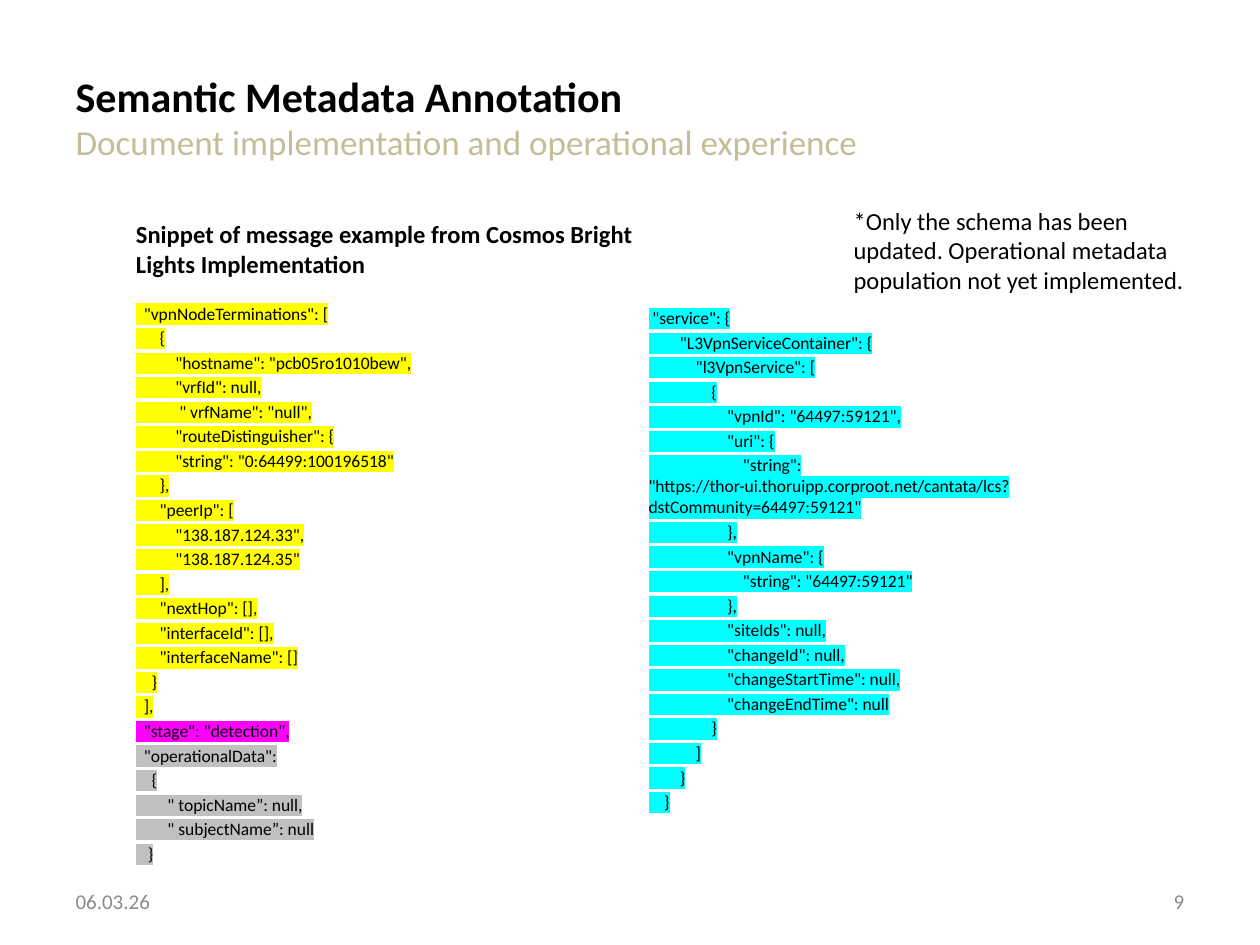
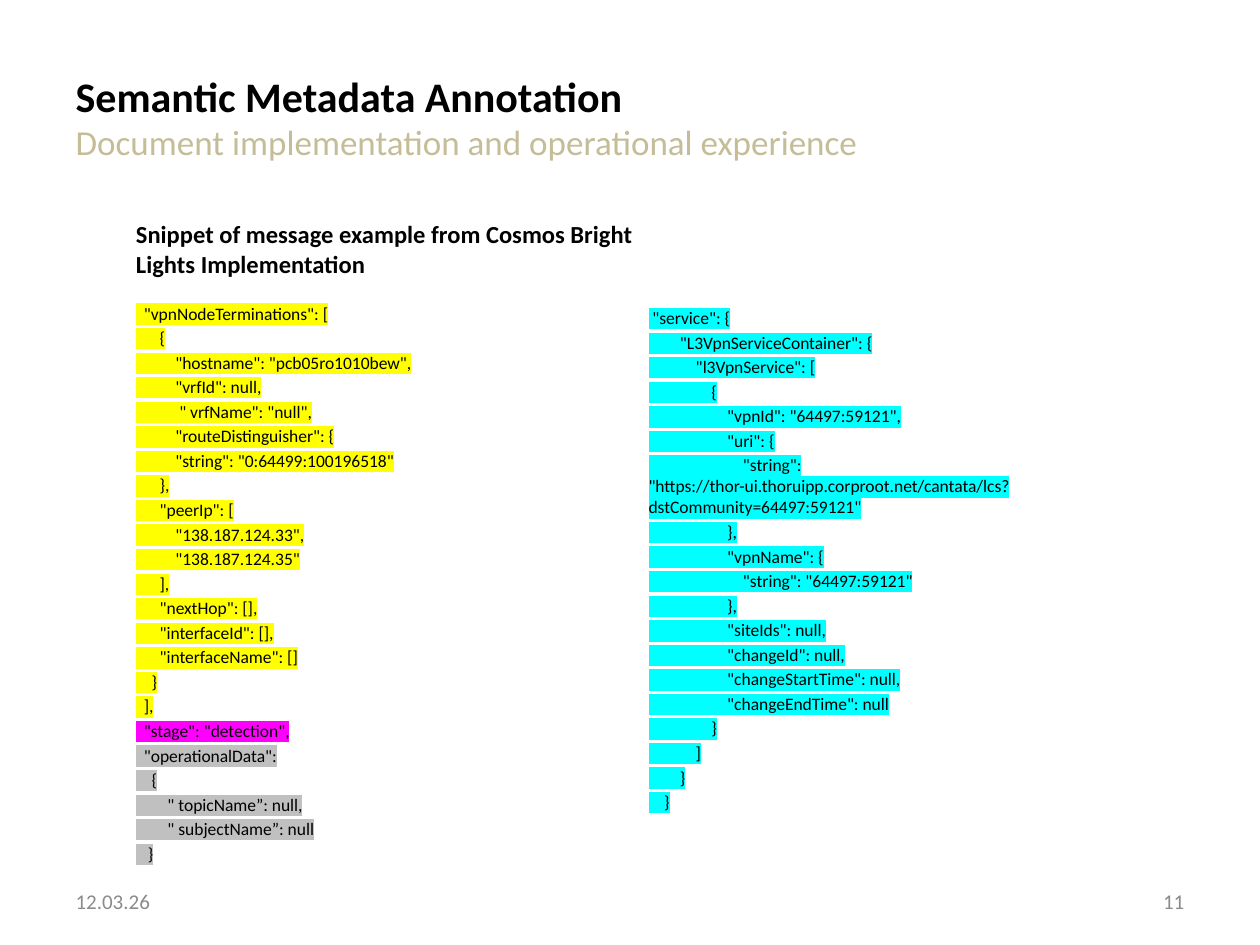
Before and after one commit to network-analytics/ietf-network-analytics-document-status, a slide deck: slide 11 of 125/NMOP/draft-ietf-nmop-network-anomaly-architecture-semantics-lifecycle.pptx (slide 9 before the commit). Drawn at 1260x945 pixels with LibreOffice and Linux fonts; fonts in the diff are those of the drawing. Boxes give left, top, right and bottom in pixels: in the first picture for what was removed or moved away, otherwise in the second. Text is boxed around its words. In the diff, an @@ line names an element or a change of style, - is before the commit and + after.

```diff
--- a/125/NMOP/draft-ietf-nmop-network-anomaly-architecture-semantics-lifecycle.pptx
+++ b/125/NMOP/draft-ietf-nmop-network-anomaly-architecture-semantics-lifecycle.pptx
@@ text removed at (854, 212, 1183, 293) @@
-*Only the schema has been updated. Operational metadata population not yet implemented.
@@ text at (76, 895, 150, 909): text changed @@
-06.03.26
+12.03.26
@@ page number at (1163, 895, 1184, 909): text changed @@
-9
+11
```
Also in this commit, not shown: 10 other slides changed, 3 slides added, 2 other files.
